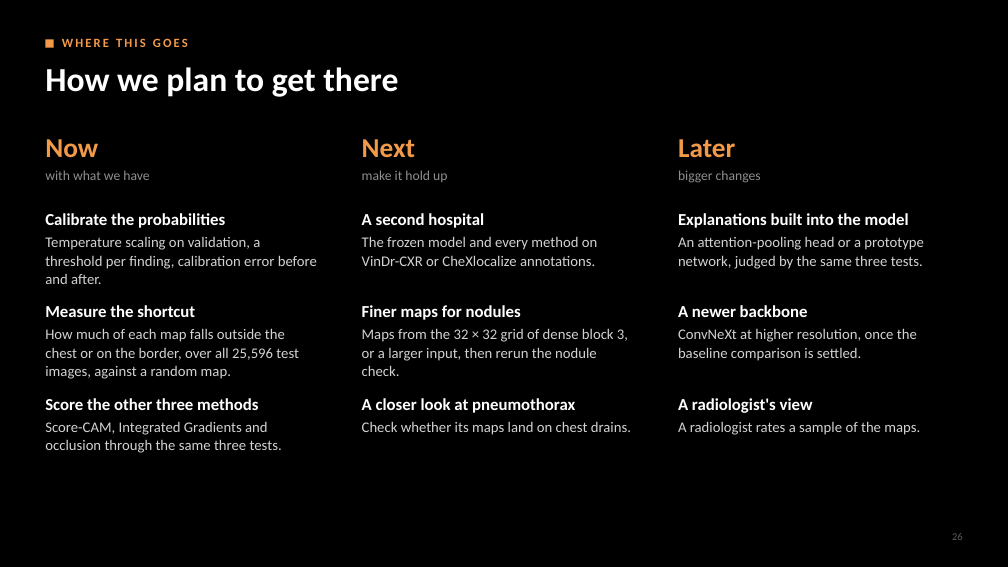
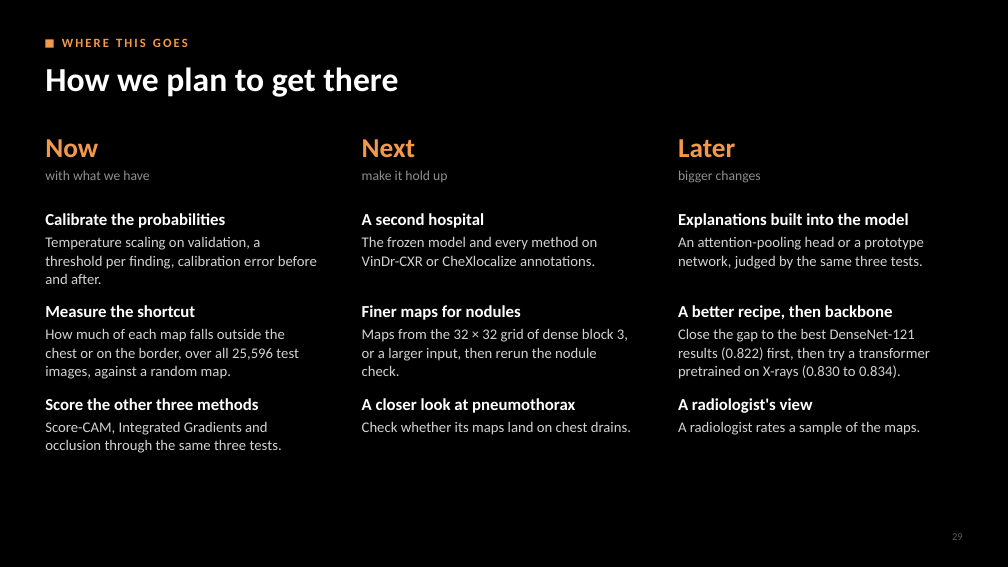
Before and after one commit to NightRaven-0/CNN, a slide deck: slide 29 of presentation/first_review.pptx (slide 26 before the commit). Drawn at 1008x567 pixels with LibreOffice and Linux fonts; fonts in the diff are those of the drawing. Boxes give left, top, right and bottom in pixels: in the first picture for what was removed or moved away, otherwise in the second. Text is boxed around its words. In the diff, an @@ line names an element or a change of style, - is before the commit and + after.

```diff
--- a/presentation/first_review.pptx
+++ b/presentation/first_review.pptx
@@ text at <box>678,305,930,379</box>: text changed @@
-A newer backbone
-ConvNeXt at higher resolution, once the baseline comparison is settled.
+A better recipe, then backbone
+Close the gap to the best DenseNet-121 results (0.822) first, then try a transformer pretrained on X-rays (0.830 to 0.834).
```
Also in this commit, not shown: 15 other slides changed, 4 slides added, 8 other files.
